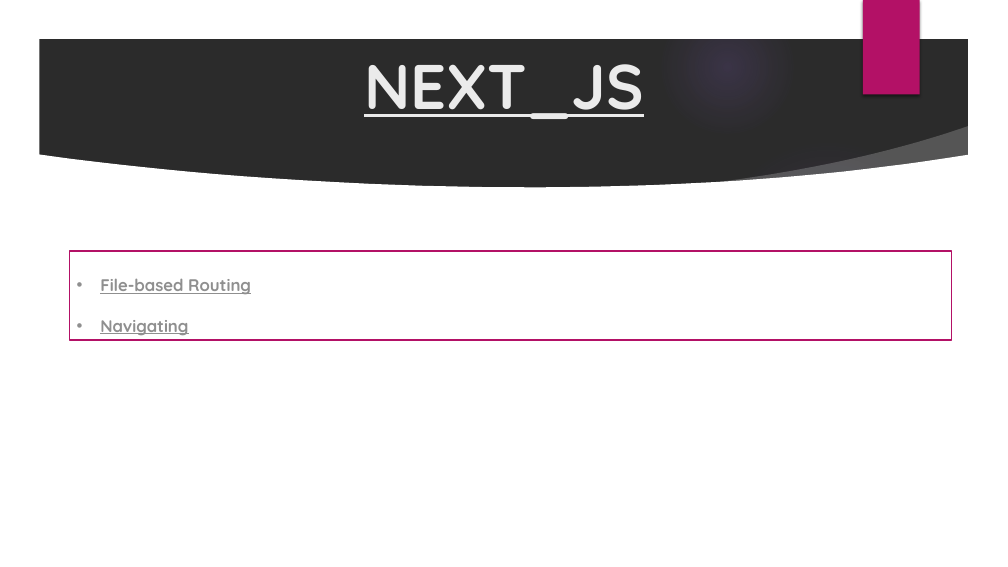
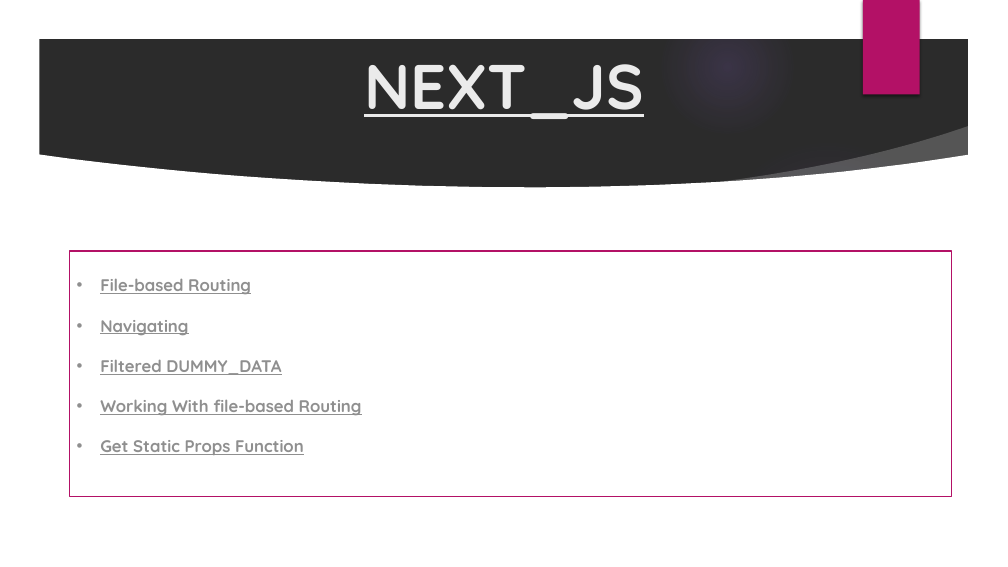
Before and after one commit to bakour1/order-food-app, a slide deck: slide 36 of Presentation1.pptx. Drawn at 1008x567 pixels with LibreOffice and Linux fonts; fonts in the diff are those of the drawing; background and template pictures are left out; a plain dark background stands for a picture behind light text. Boxes give left, top, right and bottom in pixels: in the first picture for what was removed or moved away, otherwise in the second. Text is boxed around its words. In the diff, an @@ line names an element or a change of style, - is before the commit and + after.

```diff
--- a/Presentation1.pptx
+++ b/Presentation1.pptx
@@ rectangle "File-based Routing": place and size @@
-rectangle "File-based Routing" at bbox=[70, 251, 952, 340]
+rectangle "File-based Routing" at bbox=[70, 251, 952, 497]
@@ text in rectangle at bbox=[100, 359, 362, 455]: paragraphs added @@
+• Filtered DUMMY_DATA
+• Working With file-based Routing
+• Get Static Props Function
```
Also in this commit, not shown: 1 other slide changed, 4 slides added.
